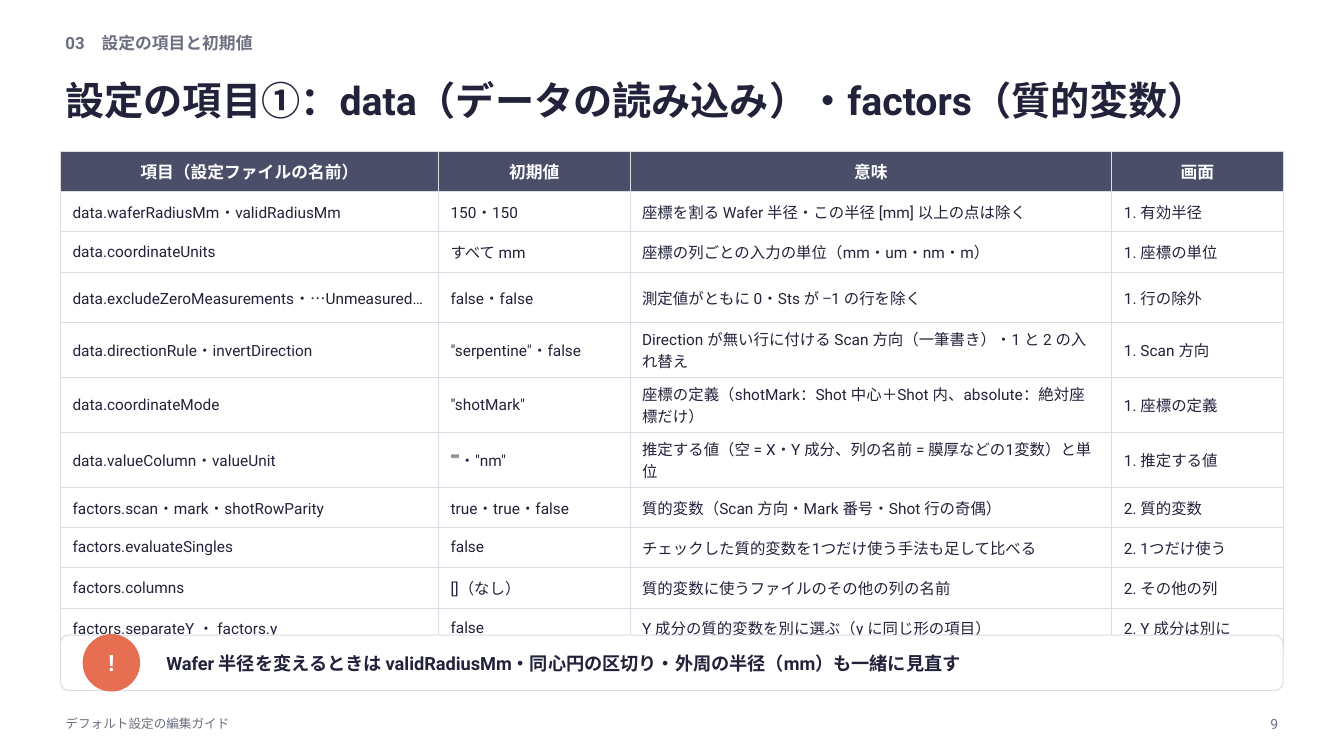
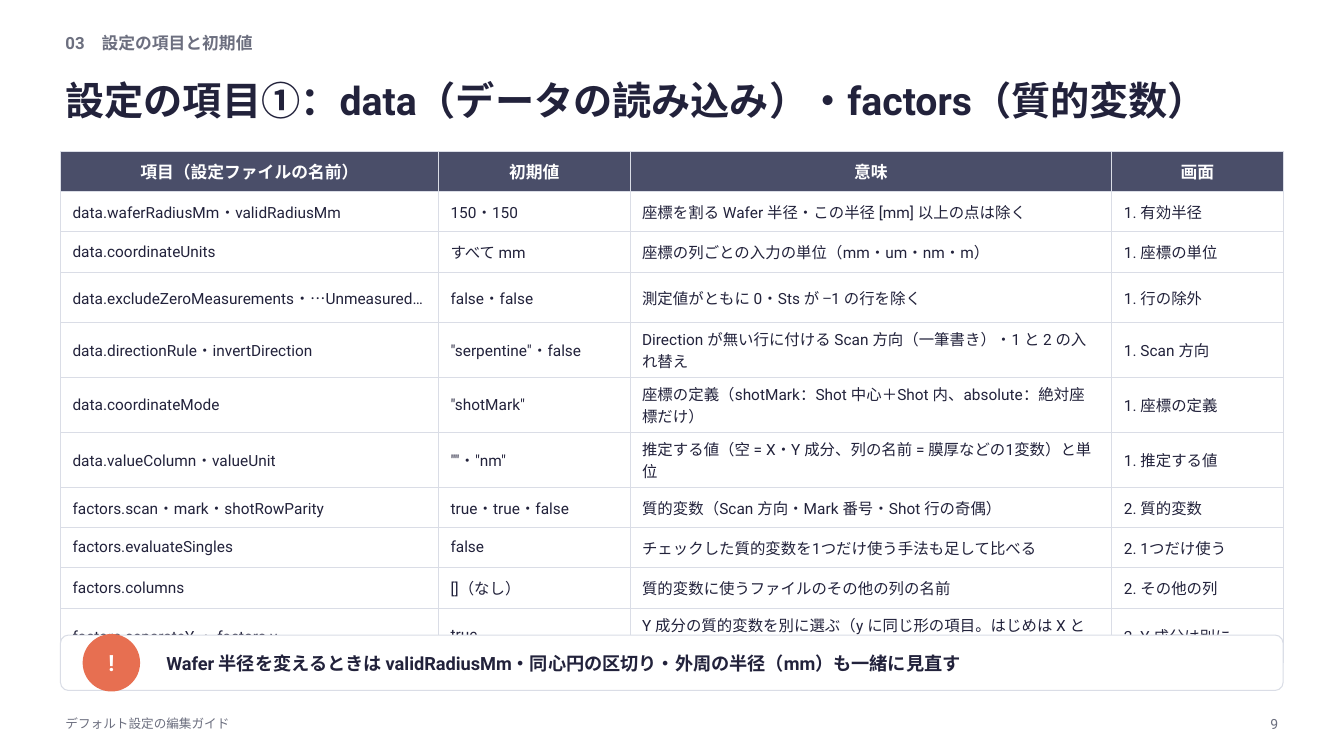
Before and after one commit to rsakamoto-0824/alignment-estimation-benchmark, a slide deck: slide 9 of matlab_app/docs/defaults_guide/デフォルト設定の編集ガイド.pptx. Drawn at 1344x756 pixels with LibreOffice and Linux fonts; fonts in the diff are those of the drawing. Boxes give left, top, right and bottom in pixels: in the first picture for what was removed or moved away, otherwise in the second. Text is boxed around its words. In the diff, an @@ line names an element or a change of style, - is before the commit and + after.

```diff
--- a/matlab_app/docs/defaults_guide/デフォルト設定の編集ガイド.pptx
+++ b/matlab_app/docs/defaults_guide/デフォルト設定の編集ガイド.pptx
@@ table at [60, 151, 1284, 662] @@
-row 11, column 2: false
+row 11, column 2: true
-row 11, column 3: Y 成分の質的変数を別に選ぶ（y に同じ形の項目）
+row 11, column 3: Y 成分の質的変数を別に選ぶ（y に同じ形の項目。はじめは X と同じ）
```
Also in this commit, not shown: 6 other slides changed, 55 other files.
